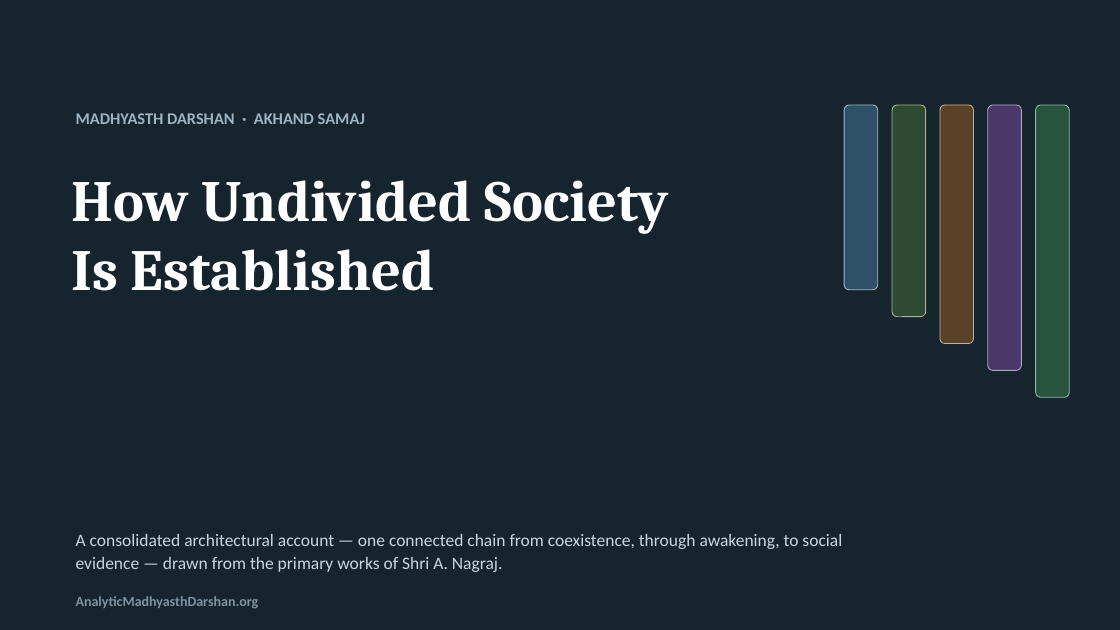
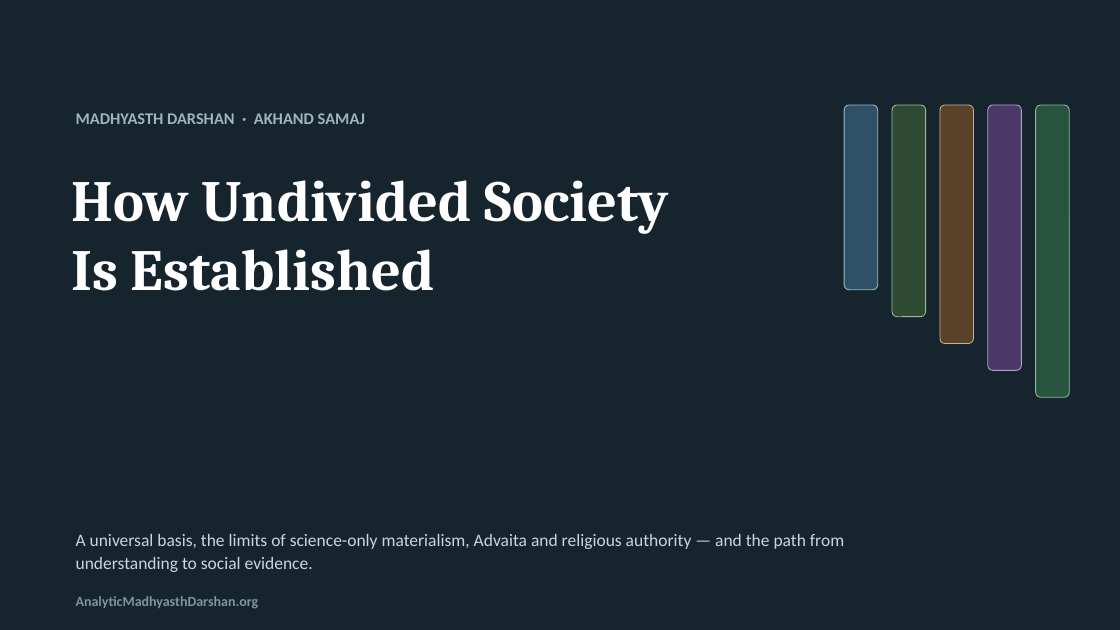
Before and after one commit to raghavamohan/AnalyticMadhyasthDarshan, a slide deck: slide 1 of Studies/How-Undivided-Society-Is-Established/How-Undivided-Society-Is-Established.pptx. Drawn at 1120x630 pixels with LibreOffice and Linux fonts; fonts in the diff are those of the drawing. Boxes give left, top, right and bottom in pixels: in the first picture for what was removed or moved away, otherwise in the second. Text is boxed around its words. In the diff, an @@ line names an element or a change of style, - is before the commit and + after.

```diff
--- a/Studies/How-Undivided-Society-Is-Established/How-Undivided-Society-Is-Established.pptx
+++ b/Studies/How-Undivided-Society-Is-Established/How-Undivided-Society-Is-Established.pptx
@@ text at [76,534,844,572]: text changed @@
-A consolidated architectural account — one connected chain from coexistence, through awakening, to social evidence — drawn from the primary works of Shri A. Nagraj.
+A universal basis, the limits of science-only materialism, Advaita and religious authority — and the path from understanding to social evidence.
```
Also in this commit, not shown: 20 other slides changed, 2 slides added, 2 slides removed, 7 other files.
